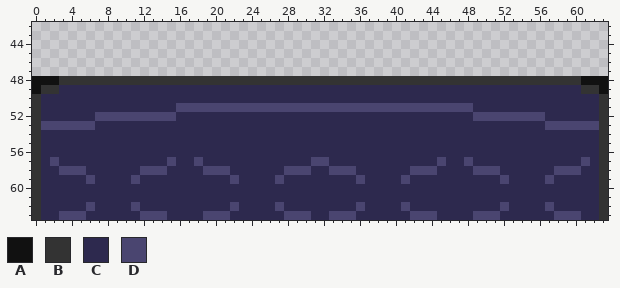
Two states of a pixel-art sprite, Solid_Path_top.png. The picture above is the old version.
The file is 64x64 pixels. Shown: x 0..63, y 42..63.
Palette (. is transparent): A #111111  B #333333  C #2d294e  D #4a4570
And afterwards:
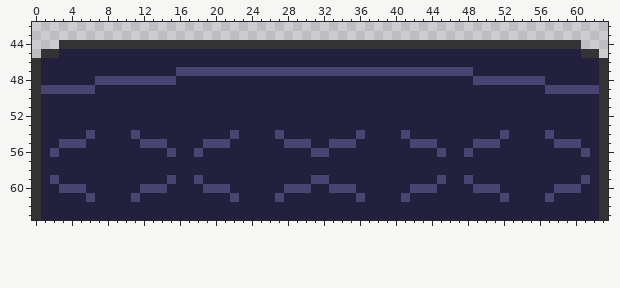
Difference:
colour C: #2d294e -> #23203d
Changed rows in their new state; - is a pixel that keeps its letter.
first column x 0:
44 ---BBBBBBBBBBBBBBBBBBBBBBBBBBBBBBBBBBBBBBBBBBBBBBBBBBBBBBBBBB---
45 -BBCCCCCCCCCCCCCCCCCCCCCCCCCCCCCCCCCCCCCCCCCCCCCCCCCCCCCCCCCCBB-
46 BCCCCCCCCCCCCCCCCCCCCCCCCCCCCCCCCCCCCCCCCCCCCCCCCCCCCCCCCCCCCCCB
47 BCCCCCCCCCCCCCCCDDDDDDDDDDDDDDDDDDDDDDDDDDDDDDDDDCCCCCCCCCCCCCCB
48 BCCCCCCDDDDDDDDDCCCCCCCCCCCCCCCCCCCCCCCCCCCCCCCCCDDDDDDDDCCCCCCB
49 BDDDDDD--------------------------------------------------DDDDDDB
51 ----------------CCCCCCCCCCCCCCCCCCCCCCCCCCCCCCCCC---------------
52 -------CCCCCCCCC---------------------------------CCCCCCCC-------
53 -CCCCCC--------------------------------------------------CCCCCC-
54 ------D----D----------D----D--------D----D----------D----D------
55 ---DDD------DDD----DDD------DDD--DDD------DDD----DDD------DDD---
56 --D------------D--D------------DD------------D--D------------D--
57 --C------------C--C------------CC------------C--C------------C--
58 ---CCC------CCC----CCC------CCC--CCC------CCC----CCC------CCC---
59 --D---C----C---D--D---C----C---DD---C----C---D--D---C----C---D--
60 ---DDD------DDD----DDD------DDD--DDD------DDD----DDD------DDD---
61 ------D----D----------D----D--------D----D----------D----D------
62 ------C----C----------C----C--------C----C----------C----C------
63 ---CCC------CCC----CCC------CCC--CCC------CCC----CCC------CCC---
Boxes around the changes in both pictures, in picture pixels (x1, y1, x2, y2):
changed: (32, 40, 608, 220)
